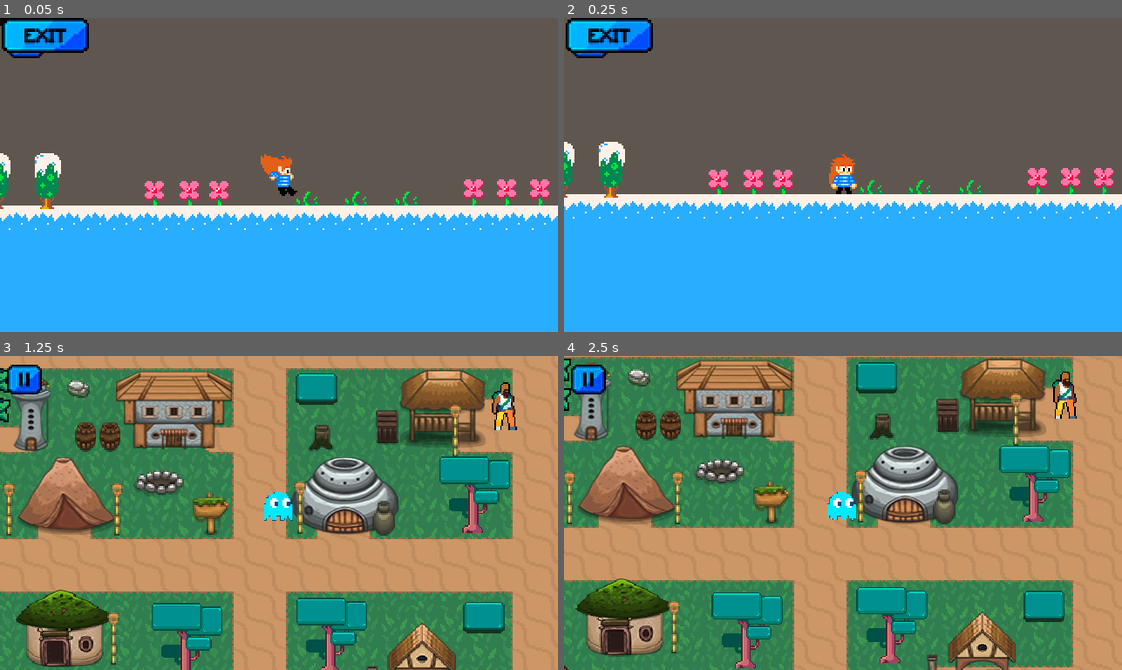
Above: before the commit, frames 1-4 (two rows, left to right).
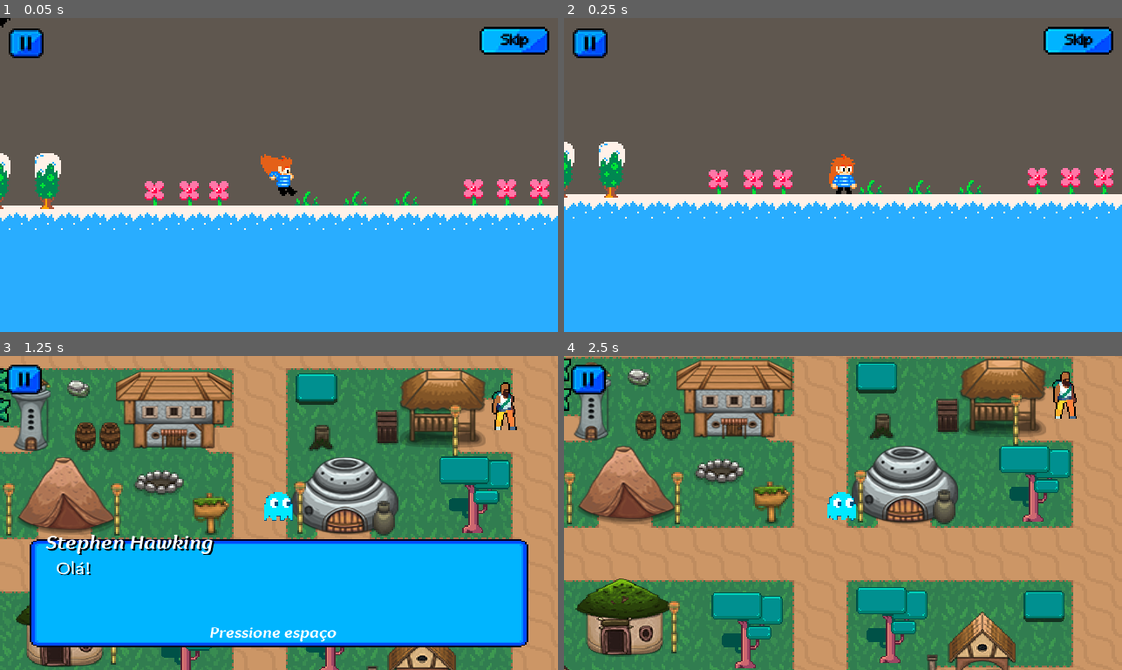
Above: after the commit, the same moments.

Repository: 2022M1T1-Inteli/Memories
Game: Godot game, scene res://Scenes/Level/Genero/Igualdade De Genero/scenes/Principal/Principal.tscn
Two runs of this game, one before a commit and one after it. Both use one fixed random seed, a clock stepped at 60 frames per second and the inputs below. This scene is started directly instead of the project's main scene. Sound files missing from this copy of the repository are replaced by a short silence.
Inputs (mouse positions are in pixels of both pictures, inside the frame that each line leads up to; where the layout moved, square brackets give the same spot in the first picture):
- Up to frame 1 (0.05 s): no input
- Up to frame 2 (0.25 s): no input
- Up to frame 3 (1.25 s): click (513, 377) [44, 374] at 0.5 s
- Up to frame 4 (2.5 s): tap Space (FLAP) at 1.25, 1.52, 1.82, 2.27 s; move the mouse to (965, 497) at 1.27 s; hold Right (ui_right) from 1.28 s (still down); move the mouse to (731, 528) at 2.02 s

The runs differ from the first frame. In frame 1, 2.7% of the frame differs, in the area x 0-99%, y 0-12%; in frame 2, 2.7%; in frame 3, 31%, in the area x 5-95%, y 56-93%; in frame 4, nothing differs.

Commit message:
botão de exit

Diff:
--- a/src/Memories/Scenes/Buttons/ExitGenero.gd
+++ b/src/Memories/Scenes/Buttons/ExitGenero.gd
@@ -10,7 +10,7 @@
 
 #instancia o player do audio click
 onready var audioHover = $Hover
-
+onready var Global = get_node("/root/VariaveisGlobais")
 func _ready():
 
 
@@ -47,4 +47,7 @@
 	yield(audioClick, "finished")
 
 		#troca a cena
+	if Global.dialogo == "genero":
+		Global.para_dialogo = 16
+	Global.add_dialogo = true
 	get_tree().change_scene("res://Scenes/World/World.tscn")
--- a/src/Memories/Scenes/Level/Genero/Igualdade De Genero/scenes/Main_charecter/Main_Charecter.tscn
+++ b/src/Memories/Scenes/Level/Genero/Igualdade De Genero/scenes/Main_charecter/Main_Charecter.tscn
@@ -12,6 +12,7 @@
 [ext_resource path="res://Scenes/Pause/Pause_Layer.tscn" type="PackedScene" id=10]
 [ext_resource path="res://Scenes/Buttons/Exit.tscn" type="PackedScene" id=11]
 [ext_resource path="res://Scenes/Buttons/ExitGenero.gd" type="Script" id=12]
+[ext_resource path="res://Assets/Buttons/Skip.png" type="Texture" id=13]
 
 [sub_resource type="RectangleShape2D" id=1]
 extents = Vector2( 6, 9.5 )
@@ -23,15 +24,15 @@
 "name": "idle",
 "speed": 5.0
 }, {
+"frames": [ ExtResource( 8 ) ],
+"loop": true,
+"name": "jumping",
+"speed": 5.0
+}, {
 "frames": [ ExtResource( 3 ), ExtResource( 4 ), ExtResource( 6 ), ExtResource( 5 ) ],
 "loop": true,
 "name": "running",
 "speed": 15.0
-}, {
-"frames": [ ExtResource( 8 ) ],
-"loop": true,
-"name": "jumping",
-"speed": 5.0
 }, {
 "frames": [ ExtResource( 7 ) ],
 "loop": true,
@@ -76,10 +77,12 @@
 margin_bottom = -65.0
 
 [node name="Button" parent="celeste" instance=ExtResource( 11 )]
-margin_left = -159.0
-margin_top = -90.0
-margin_right = -109.0
-margin_bottom = -70.0
+margin_left = 115.0
+margin_top = -85.0
+margin_right = 165.0
+margin_bottom = -65.0
+rect_scale = Vector2( 0.8, 0.8 )
+icon = ExtResource( 13 )
 script = ExtResource( 12 )
 
 [node name="Pause_Layer" parent="." instance=ExtResource( 10 )]
--- a/src/Memories/Scenes/Level/Racial/Memories/MemoriaRacial3.gd
+++ b/src/Memories/Scenes/Level/Racial/Memories/MemoriaRacial3.gd
@@ -15,6 +15,6 @@
 		if Global.dialogo == "homemNegro":
 			Global.para_dialogo = 21
 		if Global.dialogo == "genero":
-			Global.para_dialogo = 0
+			Global.para_dialogo = 16
 		Global.add_dialogo = true
 		get_tree().change_scene("res://Scenes/World/World.tscn")
--- a/src/Memories/Scenes/Pause/Pause_Button.gd
+++ b/src/Memories/Scenes/Pause/Pause_Button.gd
@@ -7,6 +7,7 @@
 signal pausePressed
 #função quando o botão é pressionado
 func _on_Pause_Button_pressed():
+
 	audioClick.play()
 	yield(audioClick, "finished")
 	emit_signal("pausePressed")
Not shown: 1 places in src/Memories/Scenes/Level/Genero/Igualdade De Genero/scenes/Main_charecter/Main_Charecter.tscn that only renumber resources
